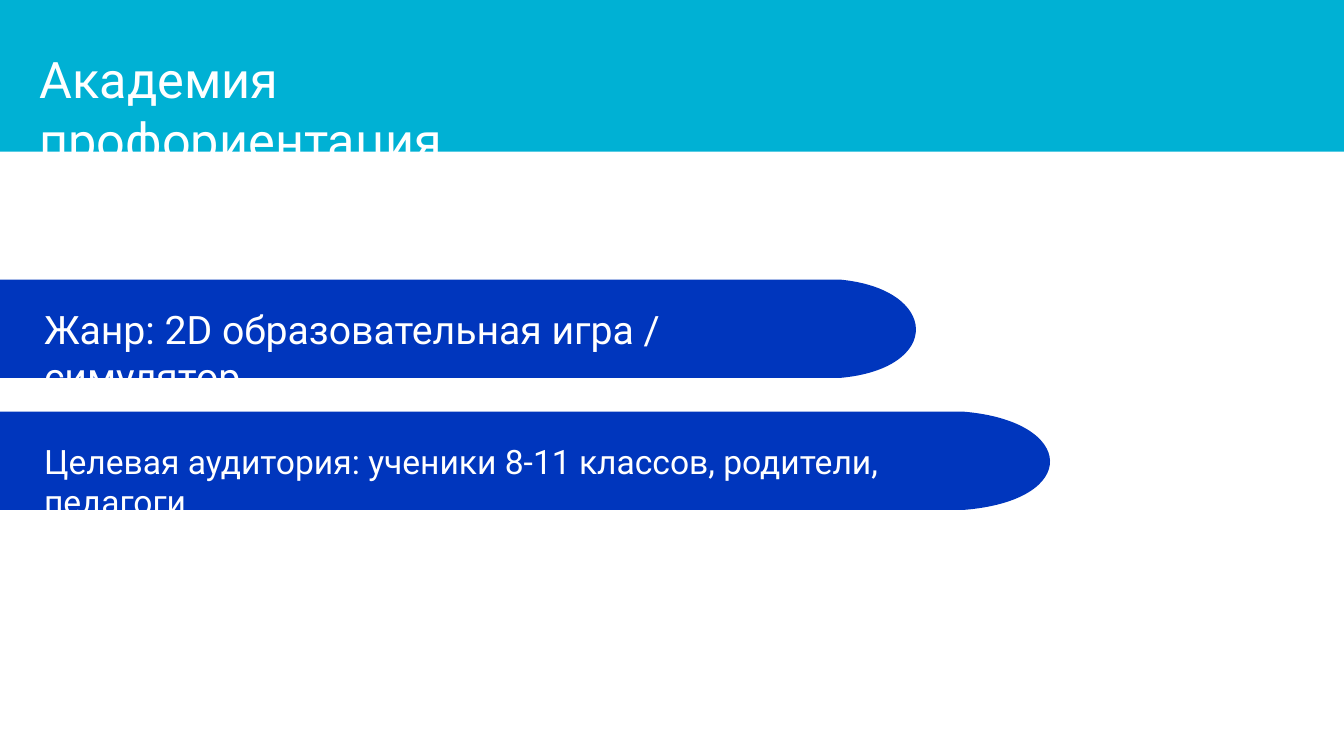
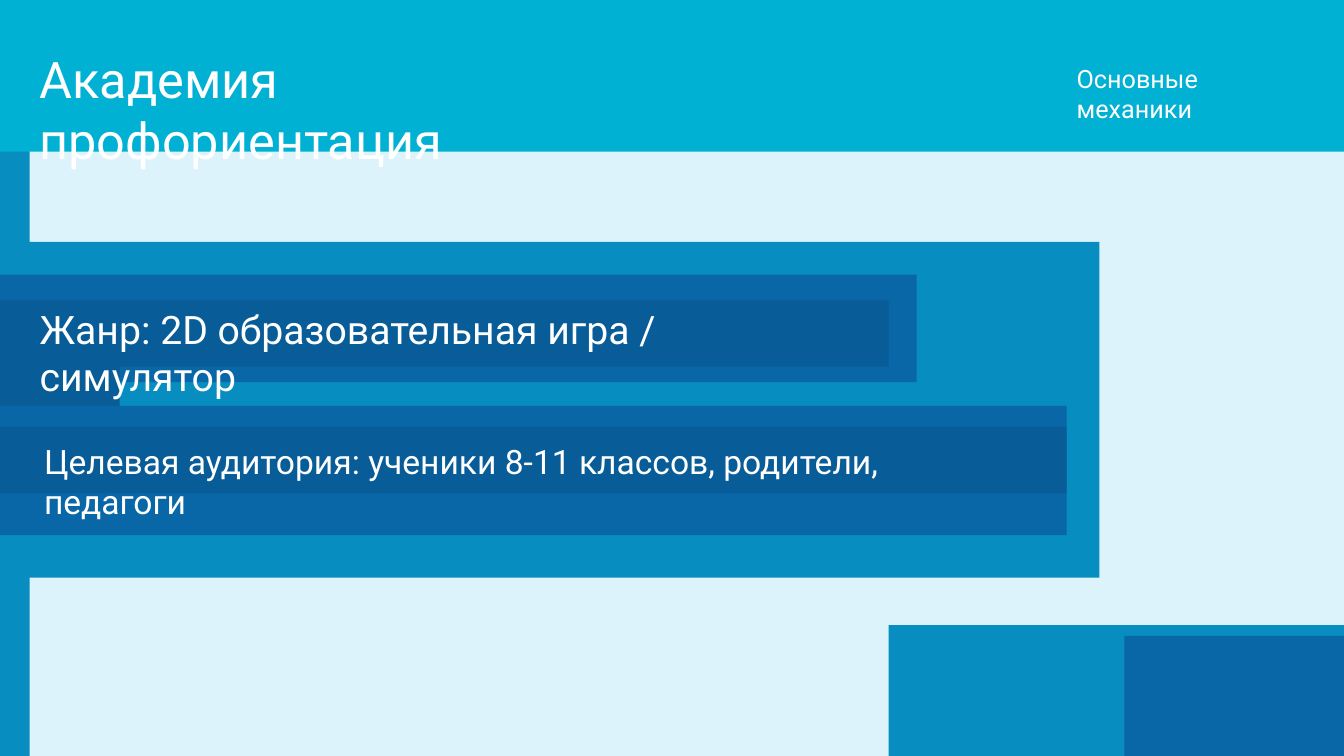
Before and after one commit to konopaty11/AcademyofCareerGuidance, a slide deck: slide 2 of Presentation/AcademyofCareerGuidance.pptx. Drawn at 1344x756 pixels with LibreOffice and Linux fonts; fonts in the diff are those of the drawing; background and template pictures are left out. Boxes give left, top, right and bottom in pixels: in the first picture for what was removed or moved away, otherwise in the second. Text is boxed around its words. In the diff, an @@ line names an element or a change of style, - is before the commit and + after.

```diff
--- a/Presentation/AcademyofCareerGuidance.pptx
+++ b/Presentation/AcademyofCareerGuidance.pptx
@@ background #FFFFFF to #DDF3FC @@
@@ rectangle added at box(0, 0, 30, 756), fill #078DBF @@
@@ text added at box(1077, 70, 1198, 119), 18 pt, text #FFFFFF @@
+Основные механики
@@ rectangle added at box(0, 242, 1099, 578), fill #078DBF @@
@@ freeform shape removed at box(0, 279, 917, 378) @@
@@ rectangle added at box(0, 274, 917, 382), fill #0966A7 @@
@@ rectangle added at box(0, 300, 888, 367), fill #085C97 @@
@@ text "Жанр: 2D образовательная игра / ..." rewrapped from box(44, 314, 634, 378) to box(40, 314, 629, 400) @@
@@ rectangle added at box(0, 351, 120, 436), fill #085C97 @@
@@ freeform shape removed at box(0, 411, 1051, 510) @@
@@ rectangle added at box(0, 406, 1067, 535), fill #0966A7 @@
@@ rectangle added at box(0, 426, 1067, 493), fill #085C97 @@
@@ rectangle added at box(889, 625, 1344, 756), fill #078DBF @@
@@ rectangle added at box(1124, 636, 1344, 756), fill #0966A7 @@
```
Also in this commit, not shown: 3 other slides changed, 8 slides added, 1 slide removed, 1 other file.
